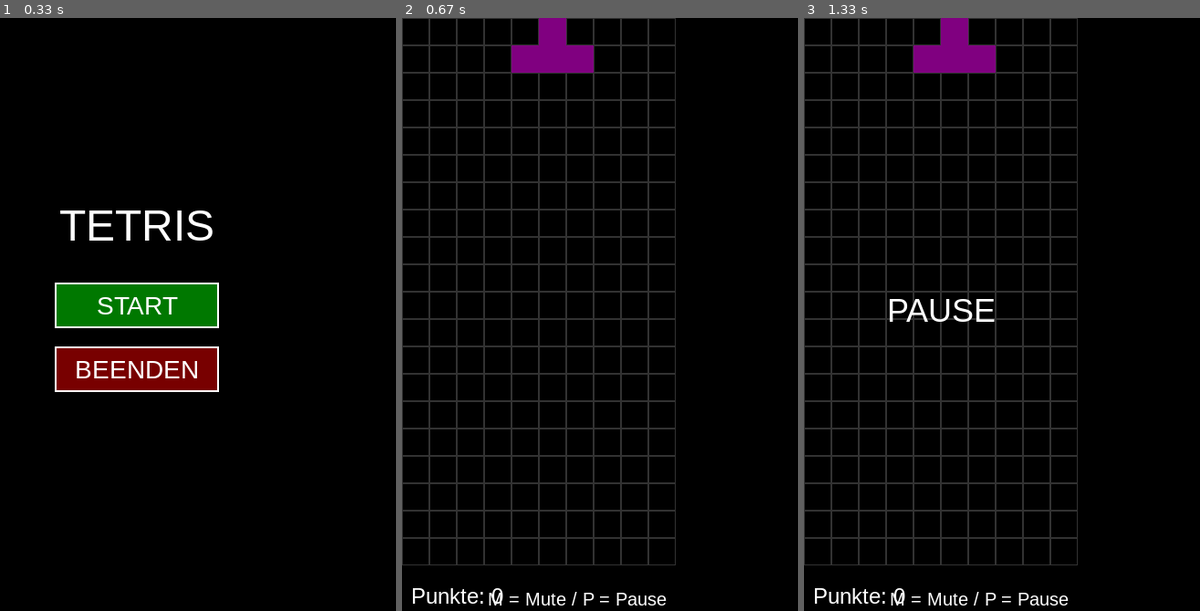
Above: before the commit, frames 1-3 (left to right).
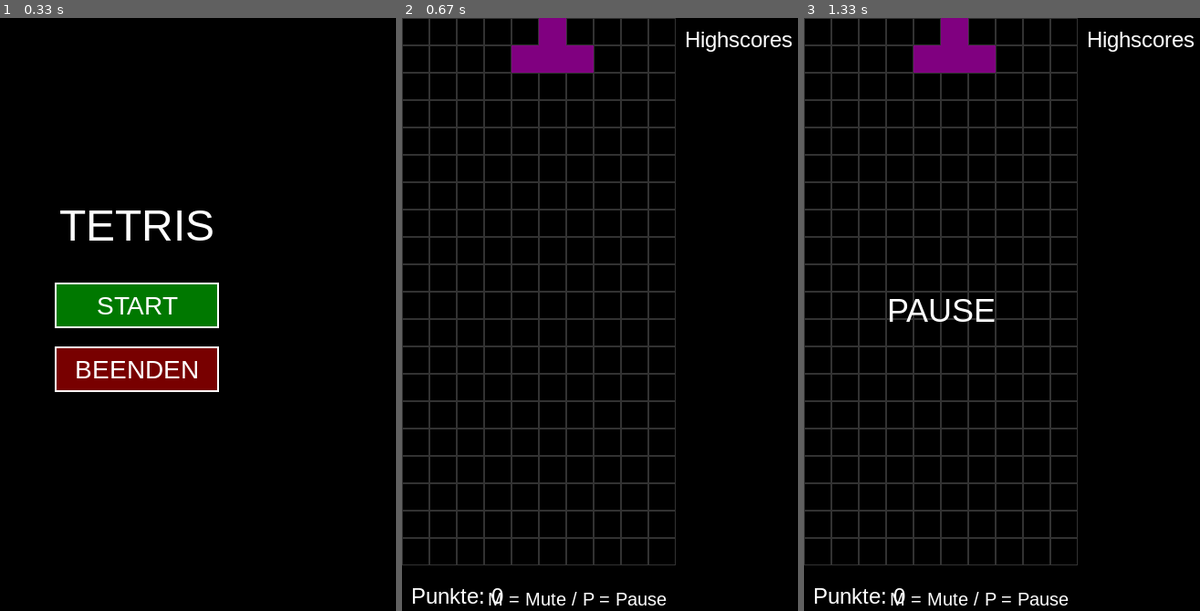
Above: after the commit, the same moments.

Repository: luca-waldvogel/tetris
Game: pygame game, started from main.py
Two runs of this game, one before a commit and one after it. Both use one fixed random seed, a clock stepped at 60 frames per second and the inputs below.
Inputs (mouse positions are in pixels of both pictures, inside the frame that each line leads up to):
- Up to frame 1 (0.33 s): no input
- Up to frame 2 (0.67 s): click (611, 320) at 0.38 s
- Up to frame 3 (1.33 s): tap P at 0.67 s

Frame 1 is identical in both runs. In frame 2, 0.3% of the frame differs, in the area x 71-99%, y 2-6%; in frame 3, 0.3%.

Commit message:
draw scoreboard

Diff:
--- a/main.py
+++ b/main.py
@@ -3,7 +3,7 @@
 from config import width, height
 from field import draw_field, clear_lines, reset_field
 from piece import Piece
-from ui import draw_score, draw_pause
+from ui import draw_score, draw_pause, draw_scoreboard
 
 
 win = pygame.display.set_mode((width + 160, height + 60))
@@ -205,6 +205,7 @@
             current.draw(win)
             draw_score(win)
             draw_pause(win)
+            draw_scoreboard(win)
             pygame.mixer.music.set_volume(0.0)
 
             # Pausenanzeige
@@ -222,6 +223,7 @@
         current.draw(win)
         draw_score(win)
         draw_pause(win)
+        draw_scoreboard(win)
         pygame.display.update()
 
 if __name__ == "__main__":
